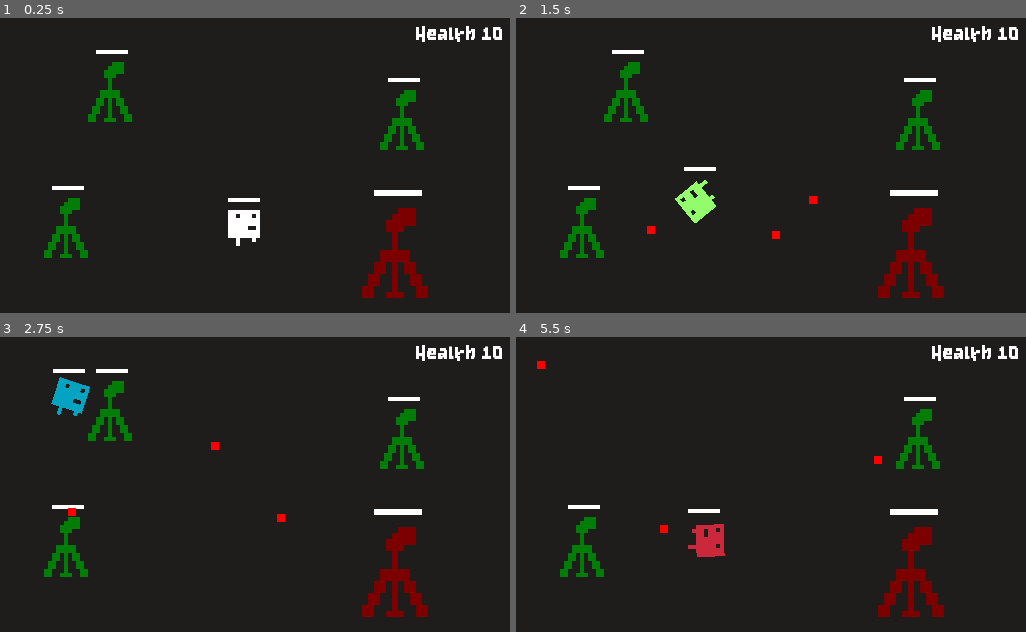
Above: before the commit, frames 1-4 (two rows, left to right).
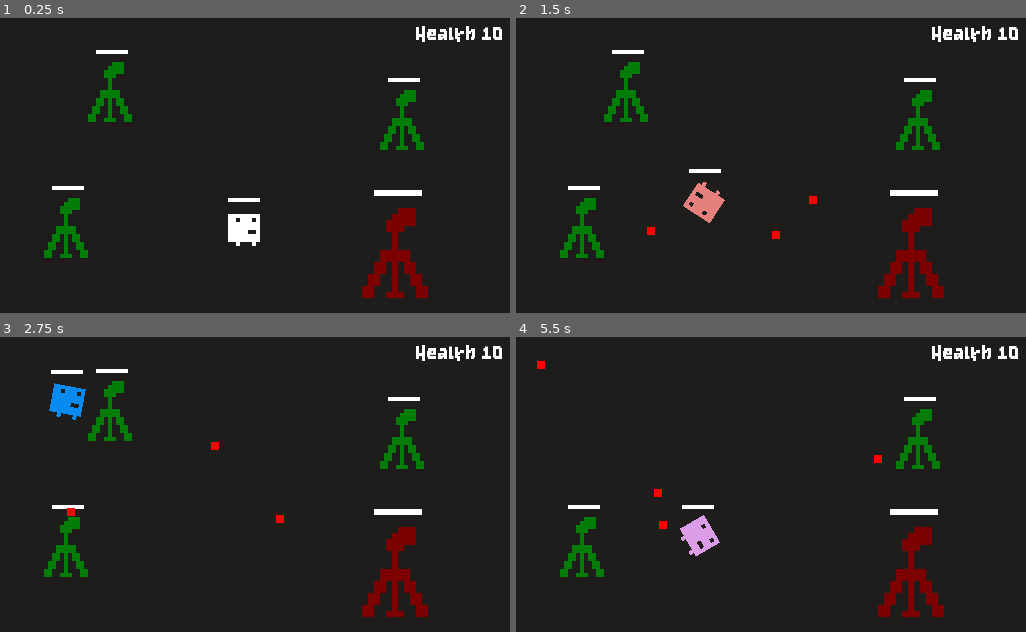
Above: after the commit, the same moments.

Repository: mikemherron/AC31009-GodotStateExample
Game: Godot game, scene res://Game.tscn
The game is run twice, just before and just after one commit, with the same random seed, the same clock (stepped at 60 frames per second) and the same inputs.
Inputs (mouse positions are in pixels of both pictures, inside the frame that each line leads up to):
- Up to frame 1 (0.25 s): no input
- Up to frame 2 (1.5 s): move the mouse to (883, 153) at 0.52 s; hold Right (ui_right) 0.53-1.28 s; hold Space (charge) 0.53-1.28 s; click (883, 153) at 0.8 s; tap Enter at 1.25 s; move the mouse to (669, 183) at 1.27 s; hold Down (ui_down) from 1.28 s (still down); click (669, 183) at 1.35 s
- Up to frame 3 (2.75 s): tap Space (charge) at 1.55 s; move the mouse to (306, 419) at 2.02 s; release Down (ui_down) at 2.03 s; hold Right (ui_right) from 2.03 s (still down); hold Space (charge) from 2.03 s (still down); click (306, 419) at 2.3 s
- Up to frame 4 (5.5 s): move the mouse to (745, 546) at 2.77 s; release Right (ui_right) at 2.78 s; release Space (charge) at 2.78 s; hold Up (ui_up) 2.78-3.53 s; click (745, 546) at 2.85 s; tap Space (charge) at 3.05, 4.55 s; move the mouse to (924, 531) at 3.52 s; hold Space (charge) 3.53-4.28 s; hold Left (ui_left) 3.53-5.03 s; click (924, 531) at 3.8 s; move the mouse to (618, 443) at 4.27 s; click (618, 443) at 4.35 s; move the mouse to (796, 487) at 5.02 s; hold Down (ui_down) from 5.03 s (still down); hold Space (charge) from 5.03 s (still down); click (796, 487) at 5.3 s

The runs differ from the first frame. In frame 1, 0.2% of the frame differs, in the area x 44-51%, y 65-78%; in frame 2, 0.9%; in frame 3, 0.8%; in frame 4, 1.1%, in the area x 27-72%, y 40-75%.

Commit message:
Add state implementation

Diff:
--- a/Bullet.gd
+++ b/Bullet.gd
@@ -13,7 +13,7 @@
 	position += direction * speed * delta
 
 func on_body_entered(body: Node):
-	if !is_instance_valid(body):
+	if !is_instance_valid(body) || !is_instance_valid(bullet_owner):
 		return
 	if body.is_in_group("player") && bullet_owner.is_in_group("turret"):
 		body.hit()
--- a/Game.tscn
+++ b/Game.tscn
@@ -29,6 +29,9 @@
 [ext_resource path="res://Game.gd" type="Script" id=27]
 [ext_resource path="res://Health.gd" type="Script" id=28]
 [ext_resource path="res://Healthbar.tscn" type="PackedScene" id=29]
+[ext_resource path="res://PlayerState/PlayerStateNormal.gd" type="Script" id=30]
+[ext_resource path="res://PlayerState/PlayerStateCharging.gd" type="Script" id=31]
+[ext_resource path="res://PlayerState/PlayerStateDashing.gd" type="Script" id=32]
 
 [sub_resource type="SpriteFrames" id=1]
 animations = [ {
@@ -101,7 +104,6 @@
 [node name="AnimatedSprite" type="AnimatedSprite" parent="Player"]
 frames = SubResource( 1 )
 animation = "right"
-frame = 3
 playing = true
 
 [node name="CollisionShape2D" type="CollisionShape2D" parent="Player"]
@@ -114,6 +116,17 @@
 
 [node name="Health" type="Node" parent="Player"]
 script = ExtResource( 28 )
+
+[node name="States" type="Node" parent="Player"]
+
+[node name="PlayerStateNormal" type="Node" parent="Player/States"]
+script = ExtResource( 30 )
+
+[node name="PlayerStateCharging" type="Node" parent="Player/States"]
+script = ExtResource( 31 )
+
+[node name="PlayerStateDashing" type="Node" parent="Player/States"]
+script = ExtResource( 32 )
 
 [node name="Turrets" type="Node2D" parent="."]
 
--- a/Healthbar.gd
+++ b/Healthbar.gd
@@ -1,9 +1,5 @@
 extends Node2D
 
-# Healthbar is now dependant on a Health node, rather
-# than a player node, this means that Healthbar can be
-# used for anything that has a Health node, not just
-# player
 export(NodePath) var health_path
 onready var health : Health = get_node(health_path)
 
--- a/Player.gd
+++ b/Player.gd
@@ -2,98 +2,44 @@
 
 class_name Player
 
-onready var bullet_scene = preload("res://Bullet.tscn")
+var state : PlayerState
+
+onready var animated_sprite : AnimatedSprite = $AnimatedSprite
+onready var hit_sound : AudioStreamPlayer = $HitSound
 onready var health : Health = $Health
 
-var speed : int = 30
-var movement : Vector2
+# Godot 3.5 has trouble managing cyclical dependencies between classes,
+# this makes it difficult to have states return the next state on a state
+# change when they inherit from a common base class. Instead, we create
+# the states as Child nodes of the player, and get a reference to them
+# here. States return a PlayerStateChange object which indicates what
+# state they should change to , and the player finds the existing state
+# object from this dictionary.
+onready var states : Dictionary = {
+	PlayerState.States.Normal  : $States/PlayerStateNormal,
+	PlayerState.States.Charging : $States/PlayerStateCharging,
+	PlayerState.States.Dashing : $States/PlayerStateDashing
+}
 
-const ChargeRate : float = 120.0
-const ChargeFriction : float = 0.75
+func _ready():
+	# Set a reference to the player on each state. Due to the order
+	# nodes initialize in, it's simplest to do this here.
+	for state in states.values():
+		state.set_player(self)
 
-var is_dashing : bool = false
-var is_charging : bool = false;
-var is_normal : bool = true;
-
-var dash_direction : Vector2
-var dash_force : float
-var charge_power : float
-
-onready var animation : AnimatedSprite = $AnimatedSprite
+	# Start in the normal state
+	state = states[PlayerState.States.Normal] as PlayerState
+	state.on_enter({})
 
 func _process(delta):
-	if Input.is_action_pressed("charge") && !is_dashing:
-		is_charging = true
-		is_normal = false
-		is_dashing = false
-		charge_power += delta * ChargeRate
-		$AnimatedSprite.modulate = Color.red
-	elif is_charging:
-		is_charging = false
-		is_dashing = true
-		is_normal = false
-		dash_force = charge_power
-		charge_power = 0
-		dash_direction = position.direction_to(get_global_mouse_position()).normalized()
-
-	if is_dashing:
-		$AnimatedSprite.modulate = Color(randf(), randf(), randf())
-		$AnimatedSprite.rotate(dash_force / 250)
-		move_and_slide(dash_direction * dash_force)
-		if get_slide_count() > 0:
-			var collision : KinematicCollision2D = get_slide_collision(0)
-			if collision != null:
-				if collision.collider.is_in_group("turret"):
-					collision.collider.queue_free()
-				dash_direction = dash_direction.bounce(collision.normal)
-
-		dash_force = dash_force * (1-ChargeFriction*delta)
-		if dash_force < 15:
-			is_dashing = false
-			is_normal = true
-			is_charging = false
-			$AnimatedSprite.rotation = 0
-			$AnimatedSprite.modulate = Color.white
-
-	if is_normal:
-		var last_movement : Vector2 = movement
-		movement = Vector2.ZERO
-		if Input.is_action_pressed("ui_up"):
-			movement.y=-1
-		if Input.is_action_pressed("ui_down"):
-			movement.y=1
-		if Input.is_action_pressed("ui_left"):
-			movement.x=-1
-		if Input.is_action_pressed("ui_right"):
-			movement.x=1
-		movement = movement.normalized()
-		if movement != last_movement:
-			_update_animation()
-		move_and_slide(movement * speed)
-
-	if is_normal && Input.is_action_just_pressed("click"):
-		var bullet : Bullet = bullet_scene.instance()
-		owner.add_child(bullet)
-		bullet.bullet_owner = self
-		bullet.speed*=2
-		bullet.direction = position.direction_to(get_global_mouse_position())
-		bullet.global_position = global_position
-
-func _update_animation() -> void:
-	if movement.y > 0:
-		animation.play("down")
-	elif movement.y < 0:
-		animation.play("up")
-	elif movement.x > 0:
-		animation.play("right")
-	elif movement.x < 0:
-		animation.play("left")
-	else:
-		animation.play("idle")
+	var state_change : PlayerStateChange = state.on_process(delta)
+	# If a state change has been returned, get the new state from
+	# the states dictionary, set it as the current state and call
+	# enter, passing in any state change data provided from the
+	# previous state
+	if state_change!=null:
+		state = states[state_change.state] as PlayerState
+		state.on_enter(state_change.data)
 
 func hit() -> void:
-	if is_dashing:
-		return
-	health.take_damage()
-	if health.health>0:
-		$HitSound.play()
+	state.on_hit()
--- /dev/null
+++ b/PlayerState/PlayerState.gd
@@ -0,0 +1,29 @@
+extends Node
+
+class_name PlayerState
+
+enum States {
+	Normal,
+	Charging,
+	Dashing
+}
+
+var player : Node2D
+var health : Health
+var hit_sound : AudioStreamPlayer
+var animated_sprite : AnimatedSprite
+
+func set_player(player):
+	self.player = player
+	self.health = player.health
+	self.hit_sound = player.hit_sound
+	self.animated_sprite = player.animated_sprite
+
+func on_process(_delta : float):
+	pass
+
+func on_hit() -> void:
+	pass
+
+func on_enter(_data : Dictionary) -> void:
+	pass
--- /dev/null
+++ b/PlayerState/PlayerStateChange.gd
@@ -0,0 +1,10 @@
+extends Reference
+
+class_name PlayerStateChange
+
+var state : int
+var data : Dictionary
+
+func _init(state : int, data : Dictionary = {}):
+	self.state = state
+	self.data = data
--- /dev/null
+++ b/PlayerState/PlayerStateCharging.gd
@@ -0,0 +1,26 @@
+extends PlayerState
+
+class_name PlayerStateCharging
+
+const ChargeRate : float = 120.0
+
+var charge_power : float
+
+func on_enter(_data : Dictionary) -> void:
+	animated_sprite.modulate = Color.red
+	charge_power = 0
+
+func on_process(delta : float):
+	charge_power += delta * ChargeRate
+	if !Input.is_action_pressed("charge"):
+		var dash_data : Dictionary = {
+			"dash_force" : charge_power,
+			"dash_direction" : player.position.direction_to(player.get_global_mouse_position()).normalized()
+		}
+		return PlayerStateChange.new(PlayerState.States.Dashing, dash_data)
+	return null
+
+func on_hit() -> void:
+	health.take_damage()
+	if health.health>0:
+		hit_sound.play()
--- /dev/null
+++ b/PlayerState/PlayerStateDashing.gd
@@ -0,0 +1,28 @@
+extends PlayerState
+
+class_name PlayerStateDashing
+
+const ChargeFriction : float = 0.75
+
+var dash_direction : Vector2
+var dash_force : float
+
+func on_enter(data : Dictionary) -> void:
+	dash_direction = data['dash_direction']
+	dash_force = data['dash_force']
+
+func on_process(delta : float):
+	animated_sprite.modulate = Color(randf(), randf(), randf())
+	animated_sprite.rotate(dash_force / 250)
+	player.move_and_slide(dash_direction * dash_force)
+	if player.get_slide_count() > 0:
+		var collision : KinematicCollision2D = player.get_slide_collision(0)
+		if collision != null:
+			if collision.collider.is_in_group("turret"):
+				collision.collider.queue_free()
+			dash_direction = dash_direction.bounce(collision.normal)
+
+	dash_force = dash_force * (1-ChargeFriction*delta)
+	if dash_force < 15:
+		return PlayerStateChange.new(PlayerState.States.Normal)
+	return null
--- /dev/null
+++ b/PlayerState/PlayerStateNormal.gd
@@ -0,0 +1,58 @@
+extends PlayerState
+
+class_name PlayerStateNormal
+
+var bullet_scene = preload("res://Bullet.tscn")
+
+var speed : int = 30
+var movement : Vector2
+
+func on_enter(_data : Dictionary) -> void:
+	animated_sprite.rotation = 0
+	animated_sprite.modulate = Color.white
+
+func on_process(_delta : float):
+	if Input.is_action_pressed("charge"):
+		return PlayerStateChange.new(PlayerState.States.Charging)
+
+	var last_movement : Vector2 = movement
+	movement = Vector2.ZERO
+	if Input.is_action_pressed("ui_up"):
+		movement.y=-1
+	if Input.is_action_pressed("ui_down"):
+		movement.y=1
+	if Input.is_action_pressed("ui_left"):
+		movement.x=-1
+	if Input.is_action_pressed("ui_right"):
+		movement.x=1
+	movement = movement.normalized()
+	if movement != last_movement:
+		_update_animation()
+	player.move_and_slide(movement * speed)
+
+	if Input.is_action_just_pressed("click"):
+		var bullet : Bullet = bullet_scene.instance()
+		player.owner.add_child(bullet)
+		bullet.bullet_owner = player
+		bullet.speed*=2
+		bullet.direction = player.position.direction_to(player.get_global_mouse_position())
+		bullet.global_position = player.global_position
+
+	return null
+
+func _update_animation() -> void:
+	if movement.y > 0:
+		animated_sprite.play("down")
+	elif movement.y < 0:
+		animated_sprite.play("up")
+	elif movement.x > 0:
+		animated_sprite.play("right")
+	elif movement.x < 0:
+		animated_sprite.play("left")
+	else:
+		animated_sprite.play("idle")
+
+func on_hit() -> void:
+	health.take_damage()
+	if health.health>0:
+		hit_sound.play()
--- a/project.godot
+++ b/project.godot
@@ -24,6 +24,31 @@
 "language": "GDScript",
 "path": "res://Player.gd"
 }, {
+"base": "Node",
+"class": "PlayerState",
+"language": "GDScript",
+"path": "res://PlayerState/PlayerState.gd"
+}, {
+"base": "Reference",
+"class": "PlayerStateChange",
+"language": "GDScript",
+"path": "res://PlayerState/PlayerStateChange.gd"
+}, {
+"base": "PlayerState",
+"class": "PlayerStateCharging",
+"language": "GDScript",
+"path": "res://PlayerState/PlayerStateCharging.gd"
+}, {
+"base": "PlayerState",
+"class": "PlayerStateDashing",
+"language": "GDScript",
+"path": "res://PlayerState/PlayerStateDashing.gd"
+}, {
+"base": "PlayerState",
+"class": "PlayerStateNormal",
+"language": "GDScript",
+"path": "res://PlayerState/PlayerStateNormal.gd"
+}, {
 "base": "StaticBody2D",
 "class": "Turret",
 "language": "GDScript",
@@ -38,6 +63,11 @@
 "Bullet": "",
 "Health": "",
 "Player": "",
+"PlayerState": "",
+"PlayerStateChange": "",
+"PlayerStateCharging": "",
+"PlayerStateDashing": "",
+"PlayerStateNormal": "",
 "Turret": "",
 "UIController": ""
 }
Not shown: 1 places in Game.tscn that only renumber resources
